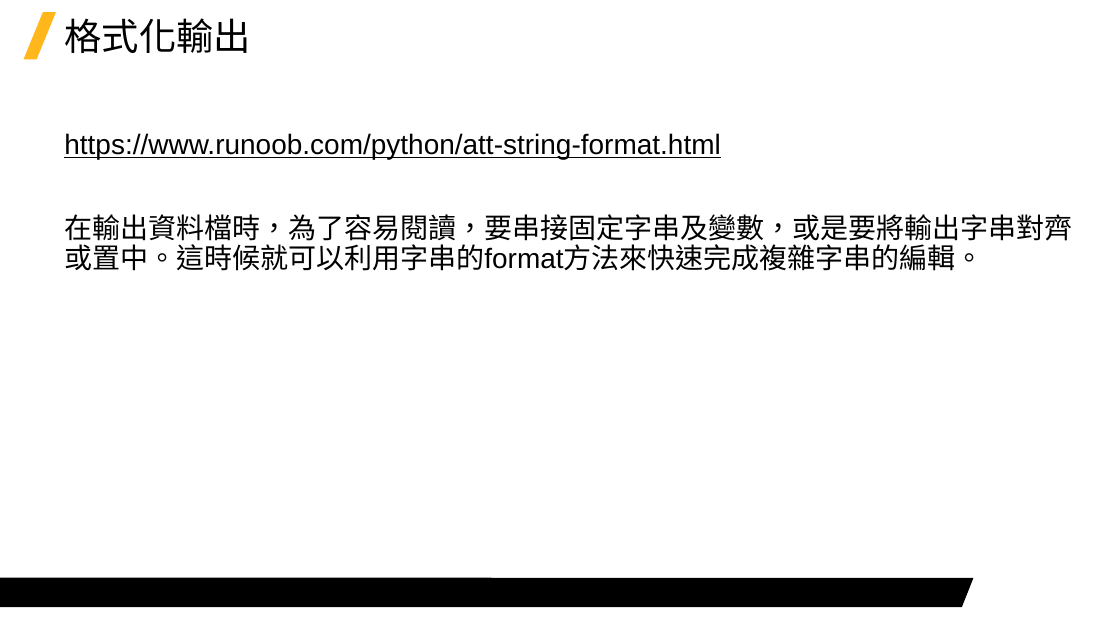
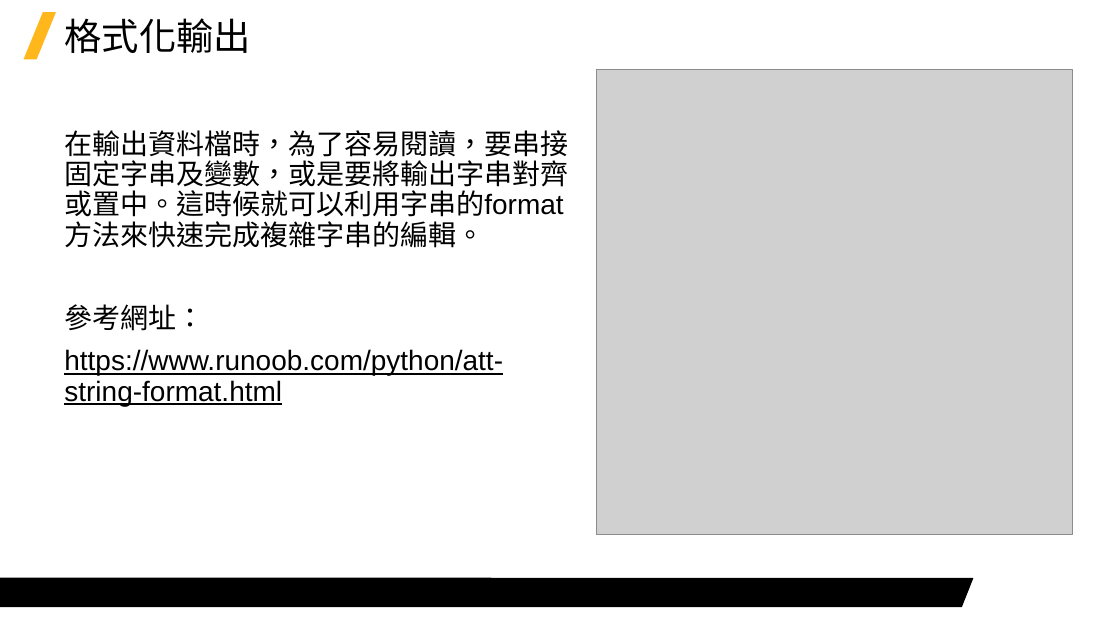
Before and after one commit to Jerrick-cheng/AEDT-Automation-Camp, a slide deck: slide 9 of 上課教材/Week3.pptx. Drawn at 1120x630 pixels with LibreOffice and Linux fonts; fonts in the diff are those of the drawing; grey boxes stand for pictures; background and template pictures are left out. Boxes give left, top, right and bottom in pixels: in the first picture for what was removed or moved away, otherwise in the second. Text is boxed around its words. In the diff, an @@ line names an element or a change of style, - is before the commit and + after.

```diff
--- a/上課教材/Week3.pptx
+++ b/上課教材/Week3.pptx
@@ picture added at <box>597,70,1073,534</box> @@
@@ text at <box>64,130,568,331</box>: paragraphs added @@
+在輸出資料檔時，為了容易閱讀，要串接固定字串及變數，或是要將輸出字串對齊或置中。這時候就可以利用字串的format方法來快速完成複雜字串的編輯。
+參考網址：
@@ text at <box>64,214,1072,271</box>: paragraph removed @@
-在輸出資料檔時，為了容易閱讀，要串接固定字串及變數，或是要將輸出字串對齊或置中。這時候就可以利用字串的format方法來快速完成複雜字串的編輯。
```
Also in this commit, not shown: 1 other slide changed, 1 slide added, 2 other files.
